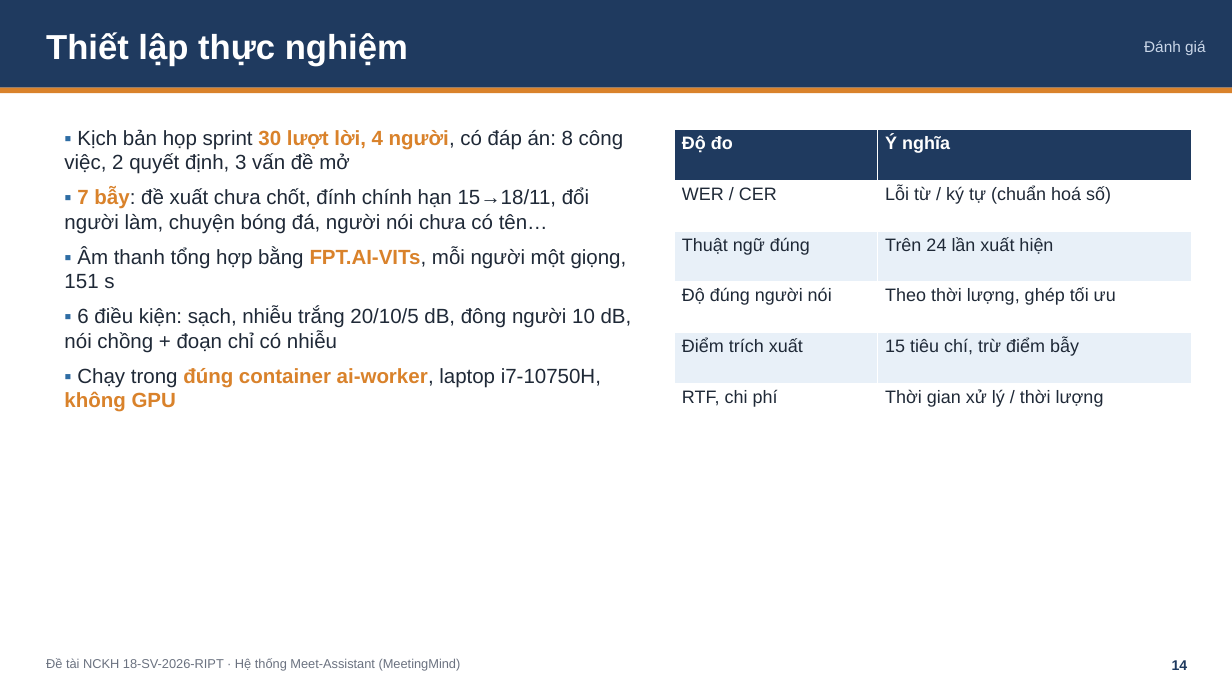
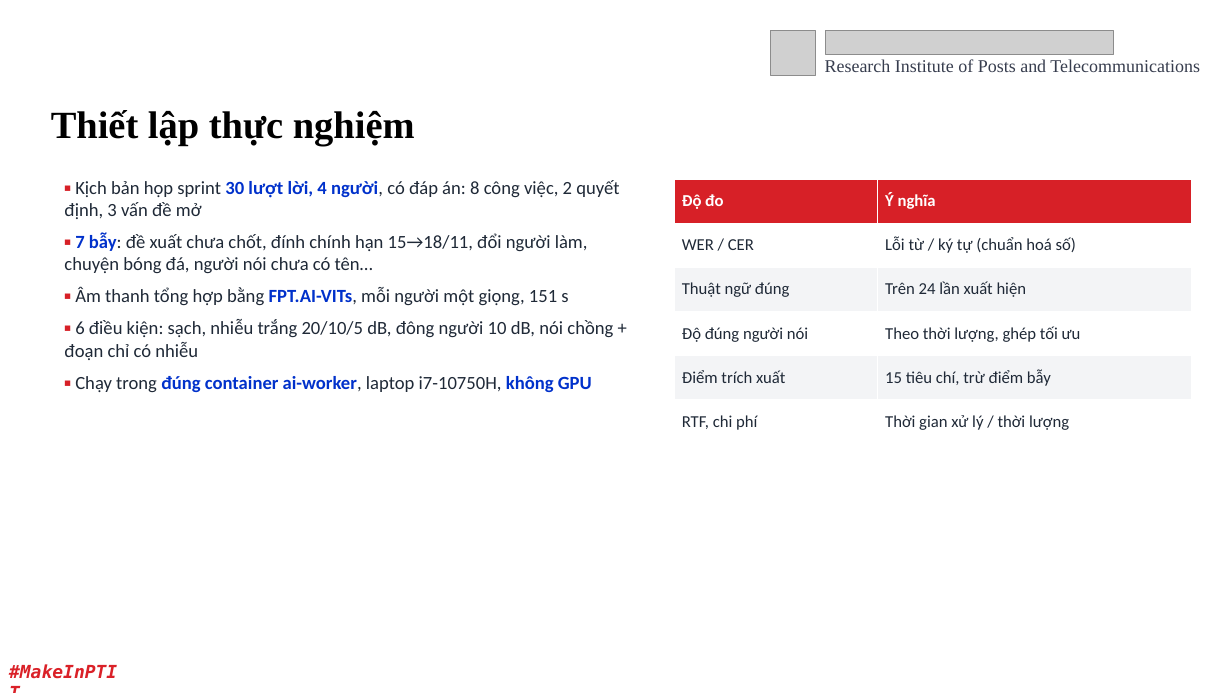
Before and after one commit to Dinhh-Chan/meetingmind, a slide deck: slide 14 of nghiem-thu/SlideNghiemThu_18-SV-2026-RIPT.pptx. Drawn at 1232x693 pixels with LibreOffice and Linux fonts; fonts in the diff are those of the drawing; grey boxes stand for pictures; background and template pictures are left out. Boxes give left, top, right and bottom in pixels: in the first picture for what was removed or moved away, otherwise in the second. Text is boxed around its words. In the diff, an @@ line names an element or a change of style, - is before the commit and + after.

```diff
--- a/nghiem-thu/SlideNghiemThu_18-SV-2026-RIPT.pptx
+++ b/nghiem-thu/SlideNghiemThu_18-SV-2026-RIPT.pptx
@@ rectangle removed at bbox=[0, 0, 1232, 88] @@
@@ picture added at bbox=[771, 30, 816, 75] @@
@@ picture added at bbox=[825, 30, 1114, 55] @@
@@ text added at bbox=[825, 59, 1200, 72], 14 pt, text #373D4E @@
+Research Institute of Posts and Telecommunications
@@ text removed at bbox=[1144, 40, 1206, 55] @@
-Đánh giá
@@ rectangle removed at bbox=[0, 88, 1232, 93] @@
@@ text "Thiết lập thực nghiệm": place and size @@
-text "Thiết lập thực nghiệm" at bbox=[46, 32, 408, 66]
+text "Thiết lập thực nghiệm" at bbox=[51, 110, 415, 146]
@@ text "Thiết lập thực nghiệm" at bbox=[51, 110, 415, 146]: size 27 to 30 pt, font Arial to Times New Roman, text colour #FFFFFF to #000000 @@
@@ text "▪ Kịch bản họp sprint ...": place and size @@
-text "▪ Kịch bản họp sprint ..." at bbox=[64, 129, 632, 412]
+text "▪ Kịch bản họp sprint ..." at bbox=[64, 180, 619, 392]
@@ text "▪ Kịch bản họp sprint ..." at bbox=[64, 180, 619, 392]: size 16 to 14.5 pt, font Arial to Calibri; text colour #2E6DA4 to #D72027 in "▪", "▪", "▪", "▪" and 1 more places; text colour #D9822B to #0031CB in "30 lượt lời, 4 người,", "7 bẫy:", "FPT.AI-VITs,", "đúng container ai-worker, không GPU" @@
@@ table at bbox=[675, 179, 1192, 445] @@
@@ fill #1F3A5F to #D72027 in row 1 @@
@@ fill #E8F0F8 to #F3F4F6 in 4 cells @@
@@ size 14 to 13 pt, font Arial to Calibri @@
@@ table: place and size @@
-table at bbox=[675, 129, 1192, 434]
+table at bbox=[675, 179, 1192, 445]
@@ text added at bbox=[0, 656, 129, 688], 14 pt, text #DA2128, bold, italic @@
+#MakeInPTIT
@@ text removed at bbox=[46, 658, 461, 671] @@
-Đề tài NCKH 18-SV-2026-RIPT · Hệ thống Meet-Assistant (MeetingMind)
@@ text "14": place and size @@
-text "14" at bbox=[1172, 660, 1188, 670]
+text "14" at bbox=[1104, 650, 1155, 683]
@@ text "14" at bbox=[1104, 650, 1155, 683]: size 11 to 12 pt, font Arial to Calibri, text colour #1F3A5F to #FFFFFF; alignment right to centre; vertical alignment top to middle @@
```
Also in this commit, not shown: 20 other slides changed, 1 slide added, 1 slide removed, 5 other files.
